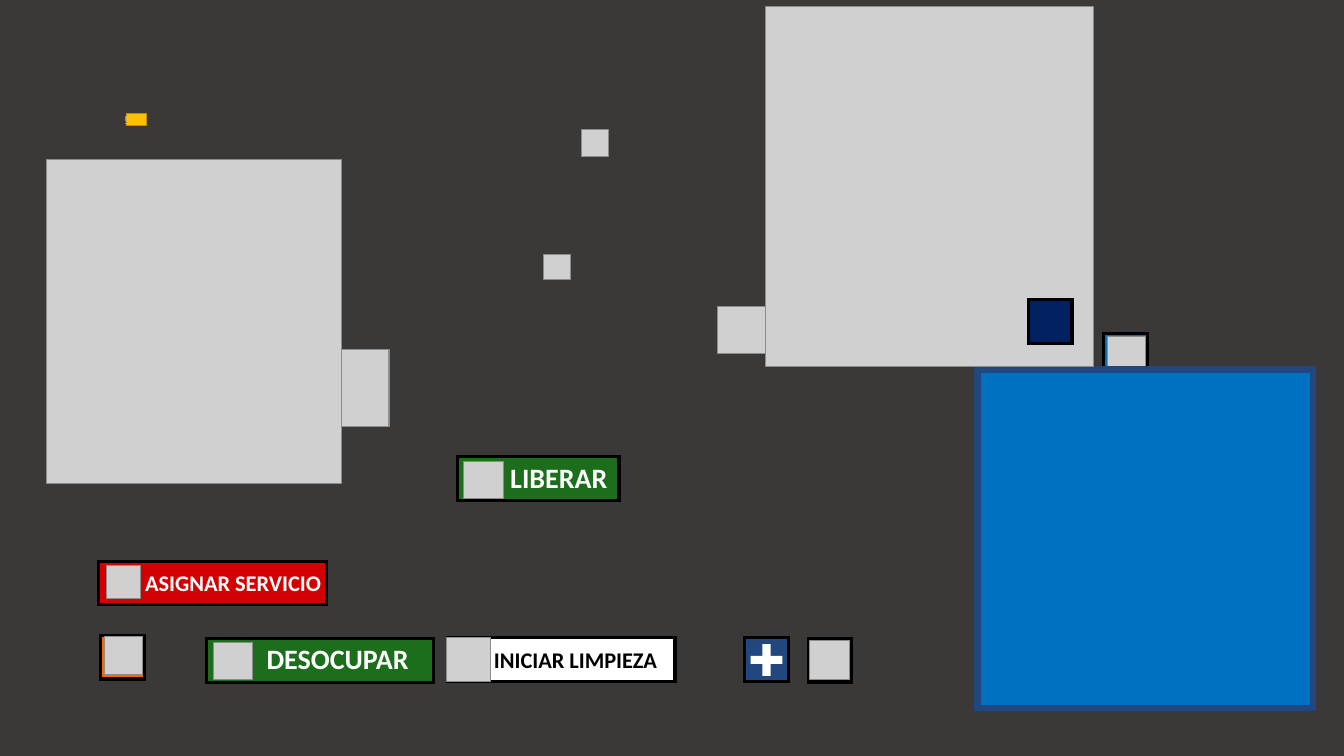
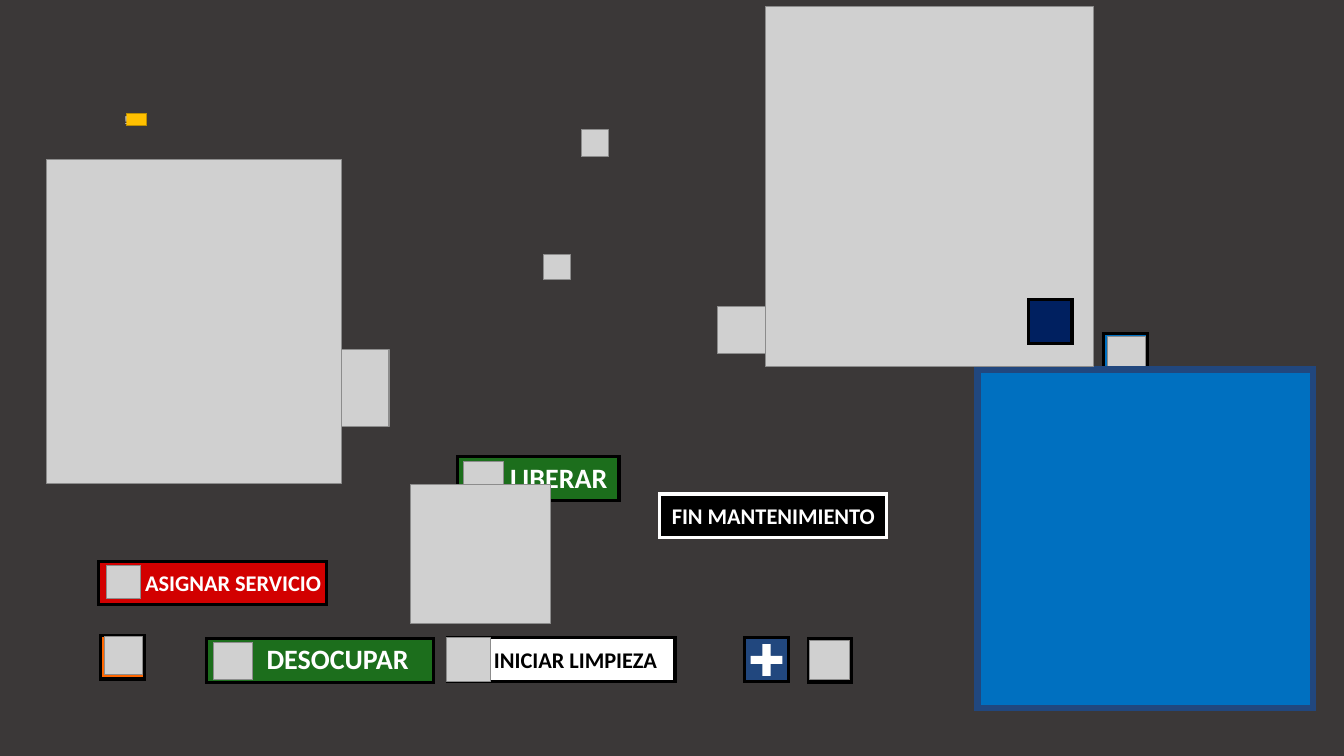
Before and after one commit to edisonude/puertacontrol, a slide deck: slide 4 of doc/designs.pptx. Drawn at 1344x756 pixels with LibreOffice and Linux fonts; fonts in the diff are those of the drawing; grey boxes stand for pictures; background and template pictures are left out. Boxes give left, top, right and bottom in pixels: in the first picture for what was removed or moved away, otherwise in the second. Text is boxed around its words. In the diff, an @@ line names an element or a change of style, - is before the commit and + after.

```diff
--- a/doc/designs.pptx
+++ b/doc/designs.pptx
@@ picture added at [410, 485, 549, 624] @@
@@ rectangle added at [659, 494, 887, 537], fill #000000, outline #FFFFFF 2.25 pt @@
@@ text added at [672, 509, 875, 524], 16 pt, text #FFFFFF, bold @@
+FIN MANTENIMIENTO
```
Also in this commit, not shown: 1 slide added, 1 slide removed, 9 other files.
